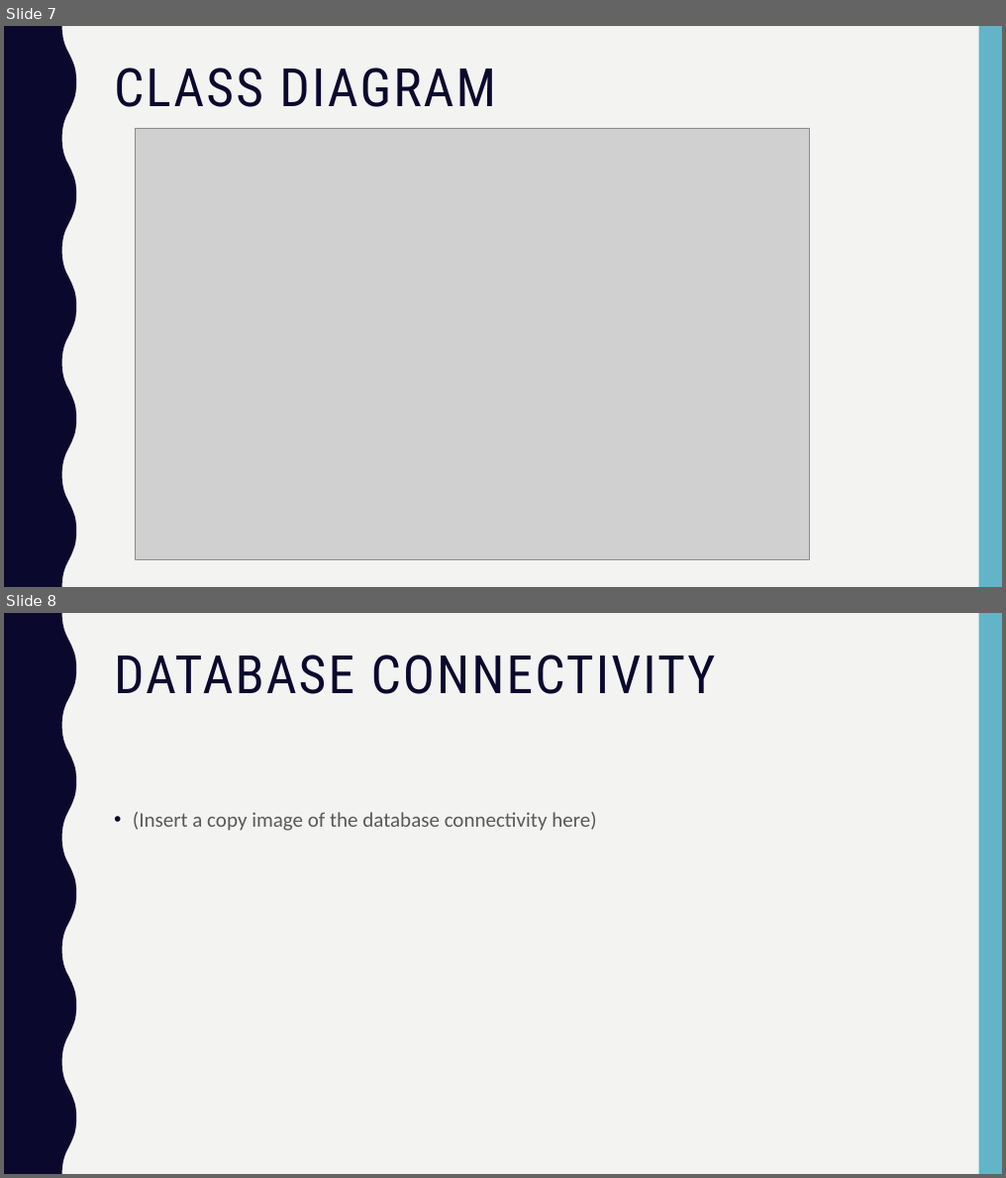
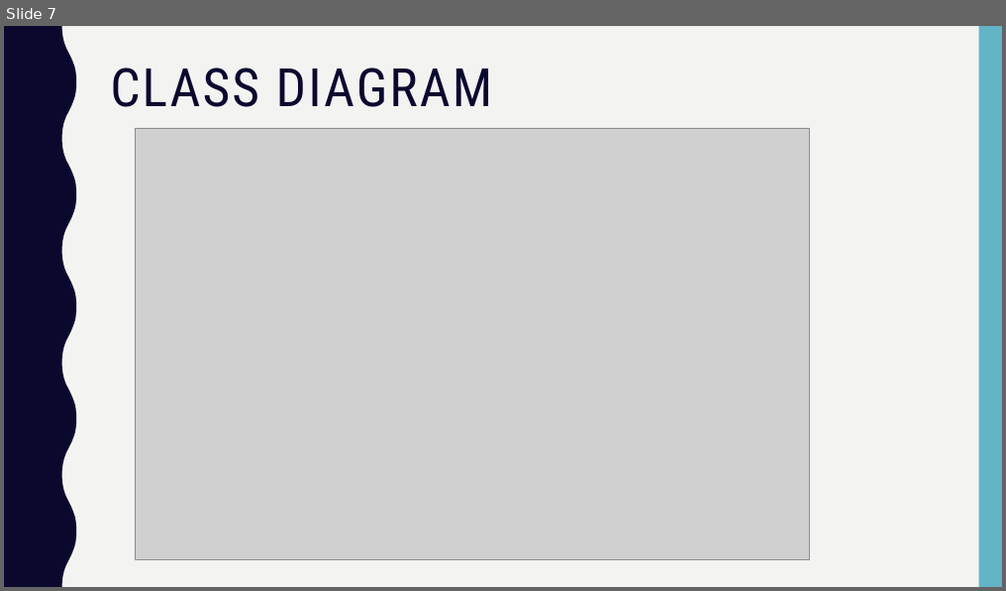
Before and after one commit to george98788/Enterprise-systems-development, a slide deck: Group 10 Sprint_1.pptx. Shown one above the other, each under a label of ours: slides 7 and 8 before the commit, slide 7 after it. The pictures are 1006x1178 and 1006x591 pixels, drawn with LibreOffice and Linux fonts; fonts in the diff are those of the drawing; grey boxes stand for pictures. Boxes give left, top, right and bottom in pixels: in the first picture for what was removed or moved away, otherwise in the second. Text is boxed around its words. In the diff, an @@ line names an element or a change of style, - is before the commit and + after.

```diff
--- a/Group 10 Sprint_1.pptx
+++ b/Group 10 Sprint_1.pptx
@@ slide 8 removed at [4,613,1002,1174], background #F3F3F2; not listed: 2 template elements that a slide beside it also shows @@
@@ title removed at [114,655,716,694] @@
-DATABASE CONNECTIVITY
@@ text removed at [133,812,596,831] @@
-• (Insert a copy image of the database connectivity here)
@@ slide 7 changed as well @@
@@ title "CLASS DIAGRAM": place and size @@
-title "CLASS DIAGRAM" at [114,68,496,107]
+title "CLASS DIAGRAM" at [110,68,493,107]
```
Also in this commit, not shown: 6 other slides changed, 5 slides added, 2 other slides removed.
